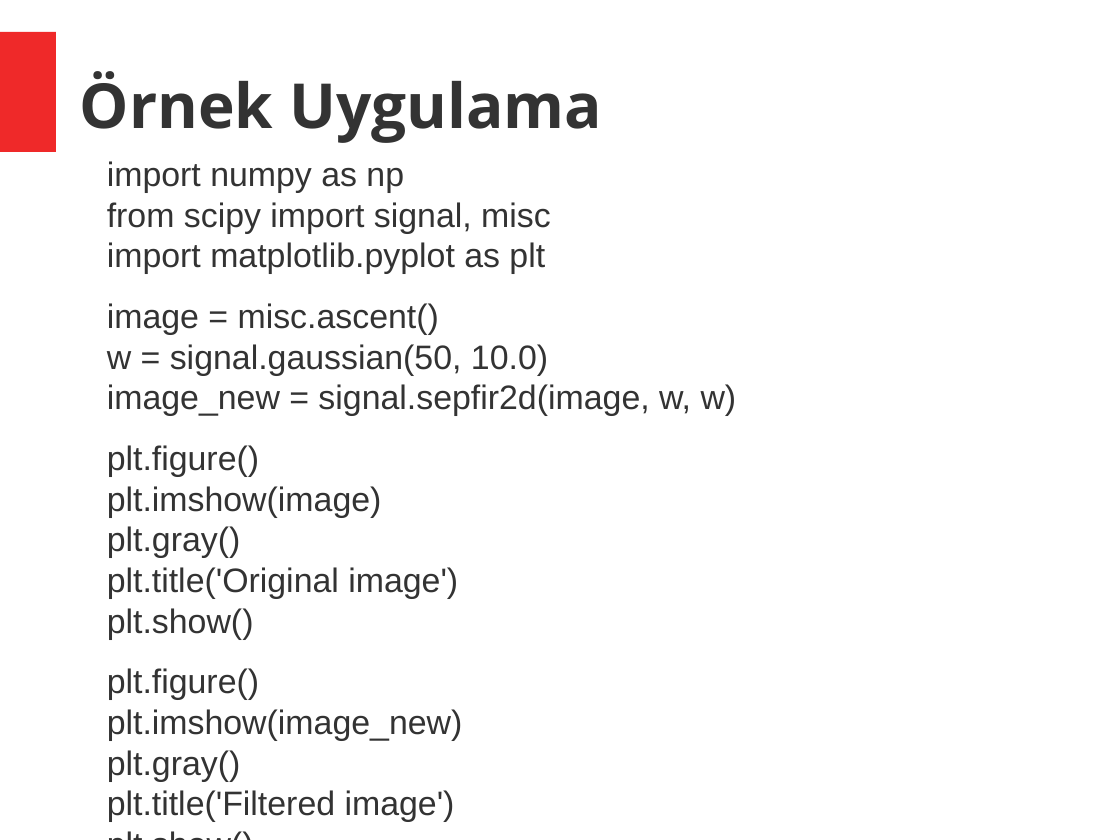
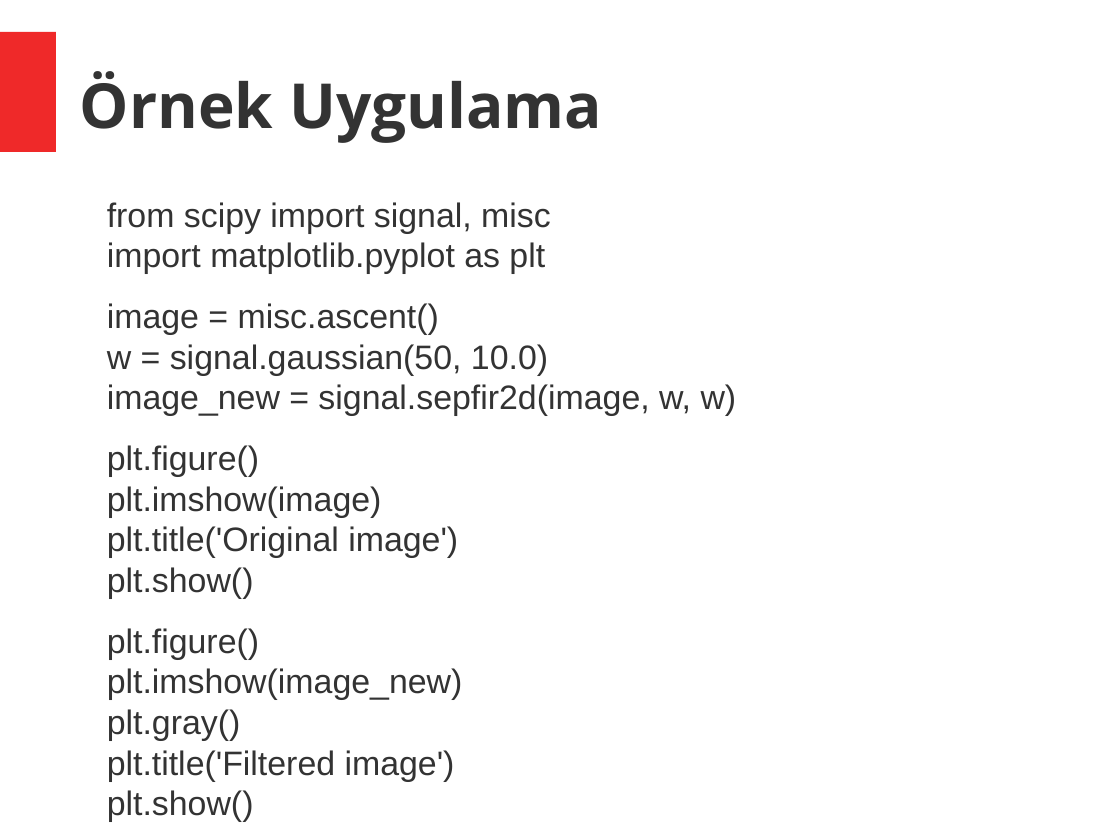
Before and after one commit to coskunsoysal/python-ile-buyuk-veri, a slide deck: slide 14 of python-ile-buyuk-veri.odp (slide 13 before the commit). Drawn at 1120x840 pixels with LibreOffice and Linux fonts; fonts in the diff are those of the drawing; background and template pictures are left out. Boxes give left, top, right and bottom in pixels: in the first picture for what was removed or moved away, otherwise in the second. Text is boxed around its words. In the diff, an @@ line names an element or a change of style, - is before the commit and + after.

Commit message:
Presentation updated

```diff
--- a/python-ile-buyuk-veri.odp
+++ b/python-ile-buyuk-veri.odp
@@ text at <box>107,202,551,274</box>: text changed @@
-import numpy as np
-from scipy import signal, misc
-import matplotlib.pyplot as plt
+from scipy import signal, misc
+import matplotlib.pyplot as plt
@@ text at <box>107,445,458,599</box>: text changed @@
-plt.figure()
-plt.imshow(image)
-plt.gray()
-plt.title('Original image')
-plt.show()
+plt.figure()
+plt.imshow(image)
+plt.title('Original image')
+plt.show()
```
